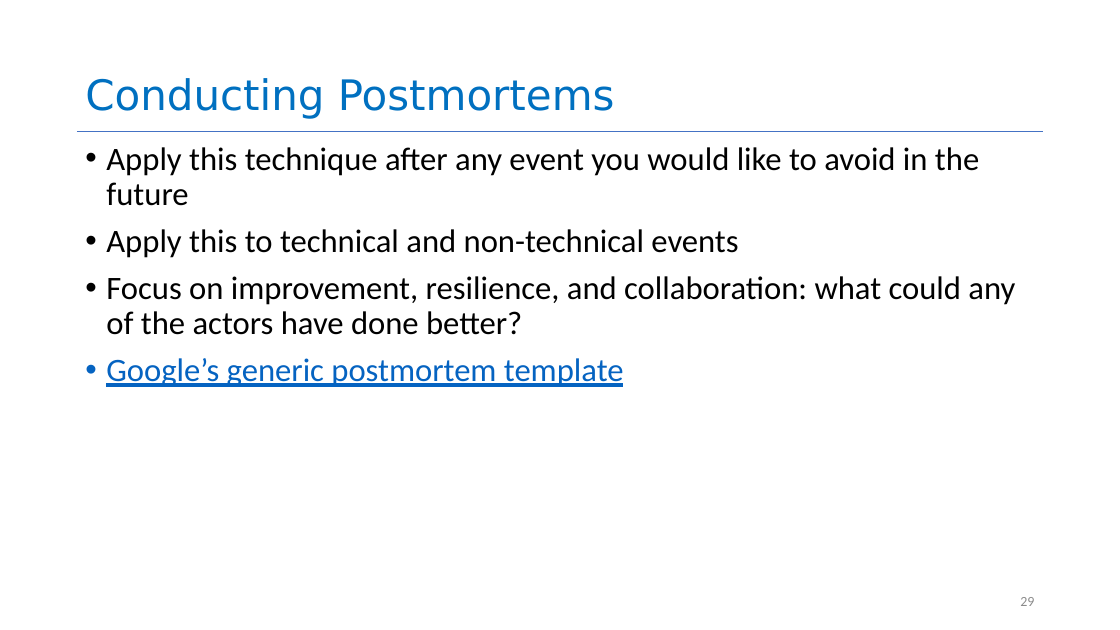
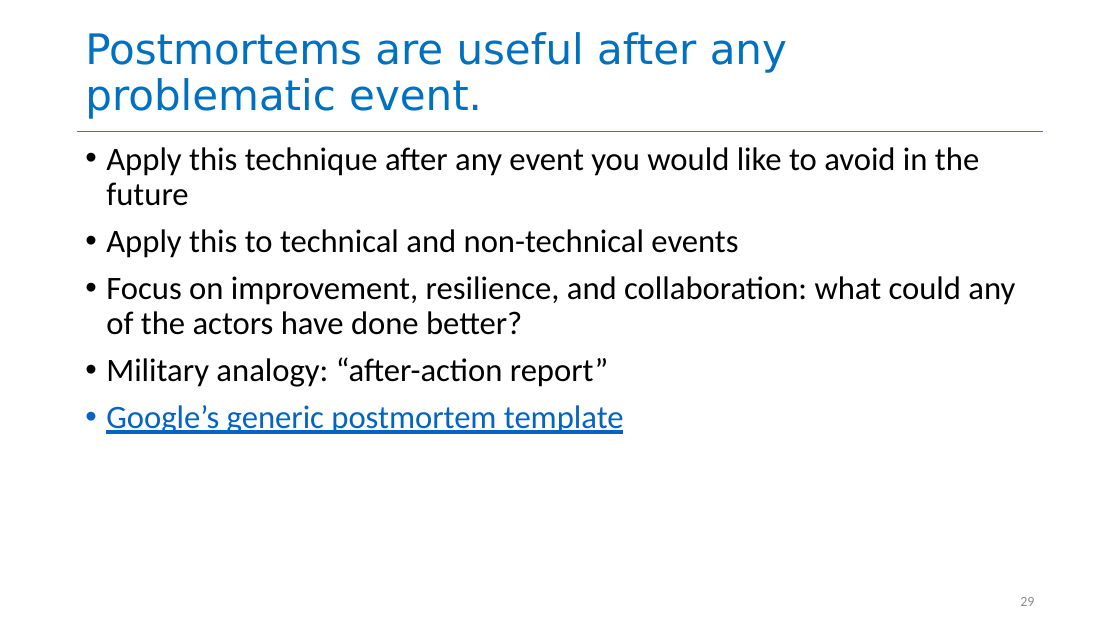
Before and after one commit to neu-se/CS4530-Fall-2026, a slide deck: slide 29 of Slides/Module 07.1 Teams.pptx. Drawn at 1120x630 pixels with LibreOffice and Linux fonts; fonts in the diff are those of the drawing. Boxes give left, top, right and bottom in pixels: in the first picture for what was removed or moved away, otherwise in the second. Text is boxed around its words. In the diff, an @@ line names an element or a change of style, - is before the commit and + after.

```diff
--- a/Slides/Module 07.1 Teams.pptx
+++ b/Slides/Module 07.1 Teams.pptx
@@ title at (x1=85, y1=32, x2=787, y2=119): text changed @@
-Conducting Postmortems
+Postmortems are useful after any problematic event.
@@ text at (x1=106, y1=357, x2=609, y2=387): paragraph added @@
+• Military analogy: “after-action report”
```
Also in this commit, not shown: 4 other slides changed, 5 other files.
